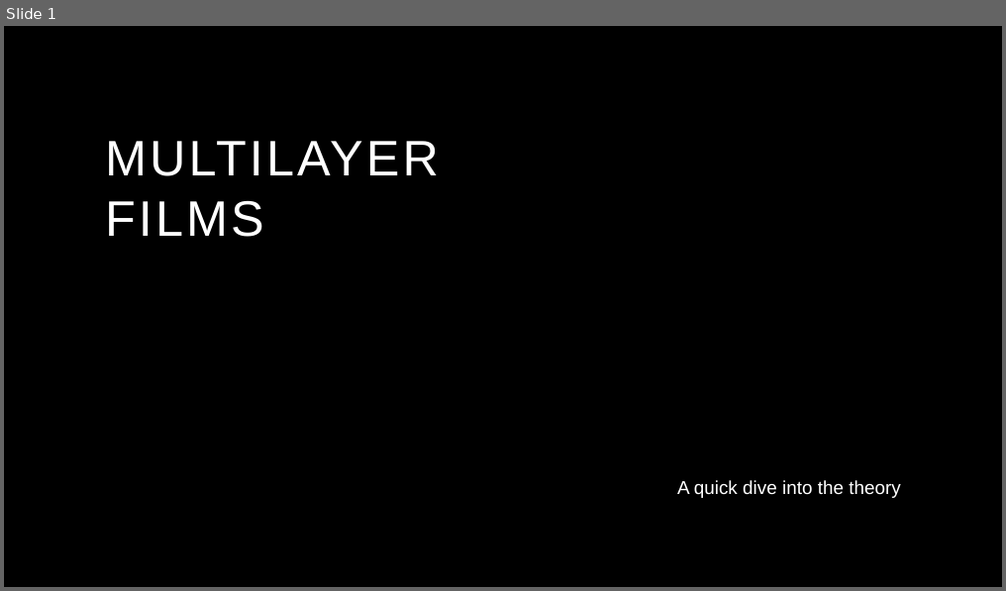
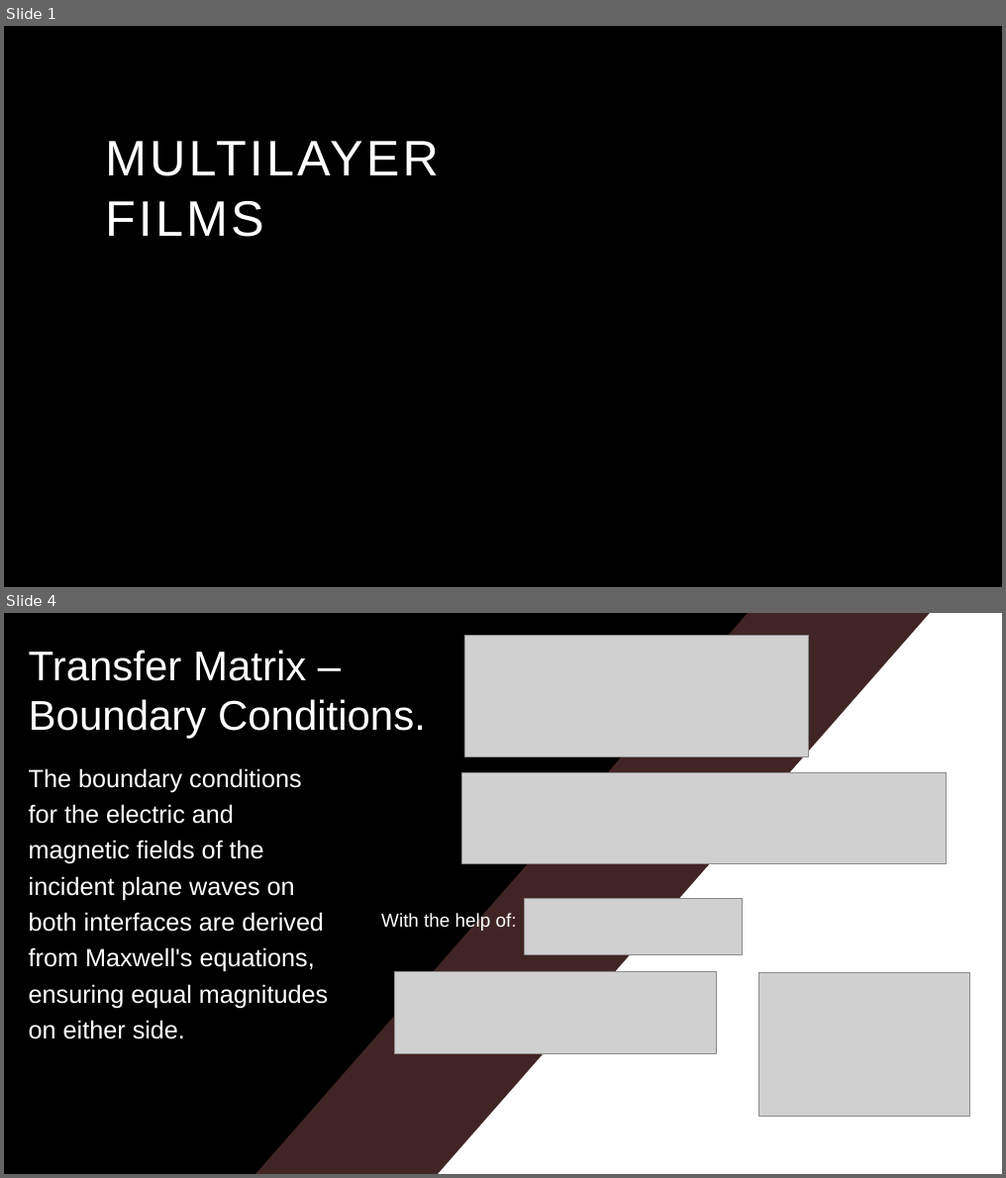
Before and after one commit to Collins-kariuk/Physics-Thesis-PDRCs, a slide deck: Presentations/Theory of Multilayer Films.pptx. Shown one above the other, each under a label of ours: slide 1 before the commit, slides 1 and 4 after it; the slides between them are not shown. The pictures are 1006x591 and 1006x1178 pixels, drawn with LibreOffice and Linux fonts; fonts in the diff are those of the drawing; grey boxes stand for pictures; background and template pictures are left out. Boxes give left, top, right and bottom in pixels: in the first picture for what was removed or moved away, otherwise in the second. Text is boxed around its words. In the diff, an @@ line names an element or a change of style, - is before the commit and + after.

```diff
--- a/Presentations/Theory of Multilayer Films.pptx
+++ b/Presentations/Theory of Multilayer Films.pptx
@@ slide 4 added at bbox=[4, 613, 1002, 1174], background #000000 @@
@@ freeform shape added at bbox=[4, 613, 204, 842], fill #412524 @@
@@ rectangle added at bbox=[4, 613, 1002, 1174], fill #000000 @@
@@ freeform shape added at bbox=[255, 613, 930, 1174], fill #412524 @@
@@ freeform shape added at bbox=[439, 613, 1002, 1174], fill #FFFFFF @@
@@ picture added at bbox=[464, 635, 809, 757] @@
@@ title added at bbox=[29, 650, 426, 739], 40 pt, text #FFFFFF @@
+Transfer Matrix – Boundary Conditions.
@@ text added at bbox=[29, 768, 328, 1040], 24 pt, text #FFFFFF @@
+The boundary conditions for the electric and magnetic fields of the incident plane waves on both interfaces are derived from Maxwell's equations, ensuring equal magnitudes on either side.
@@ picture added at bbox=[462, 773, 946, 863] @@
@@ picture added at bbox=[525, 898, 743, 955] @@
@@ text added at bbox=[381, 912, 517, 931], 18 pt, text #FFFFFF @@
+With the help of:
@@ freeform shape added at bbox=[802, 947, 1002, 1174], fill #412524 @@
@@ picture added at bbox=[395, 972, 716, 1055] @@
@@ picture added at bbox=[758, 972, 969, 1117] @@
@@ slide 1 changed as well @@
@@ subtitle removed at bbox=[677, 480, 900, 498] @@
-A quick dive into the theory
```
Also in this commit, not shown: 2 other slides changed, 11 other slides added, 1 slide removed, 2 other files.
